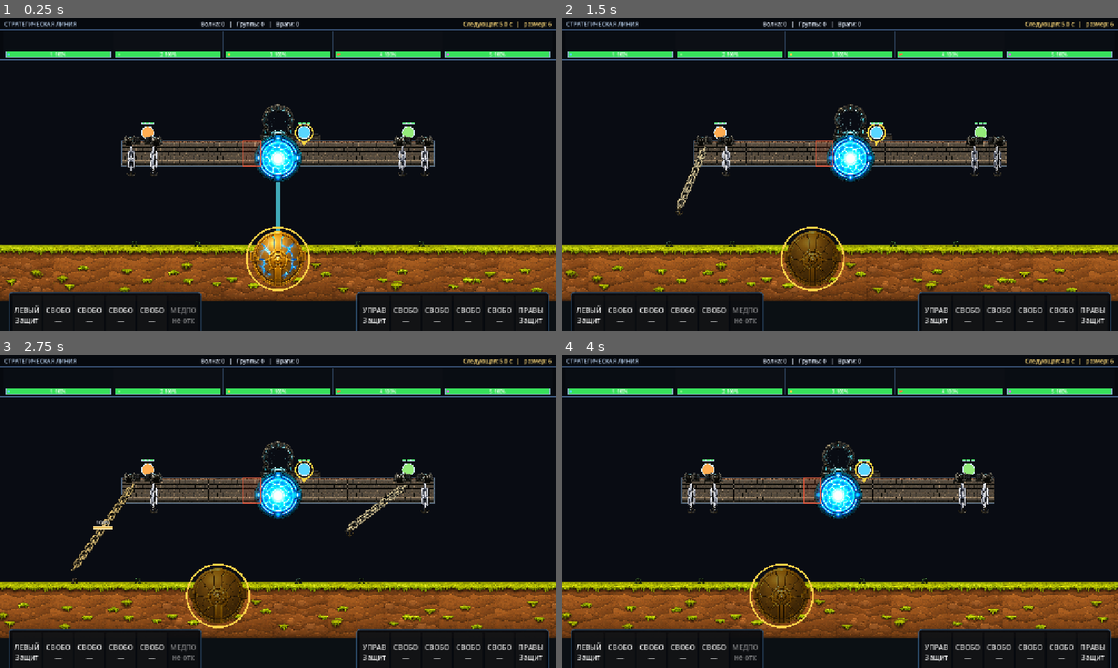
Above: before the commit, frames 1-4 (two rows, left to right).
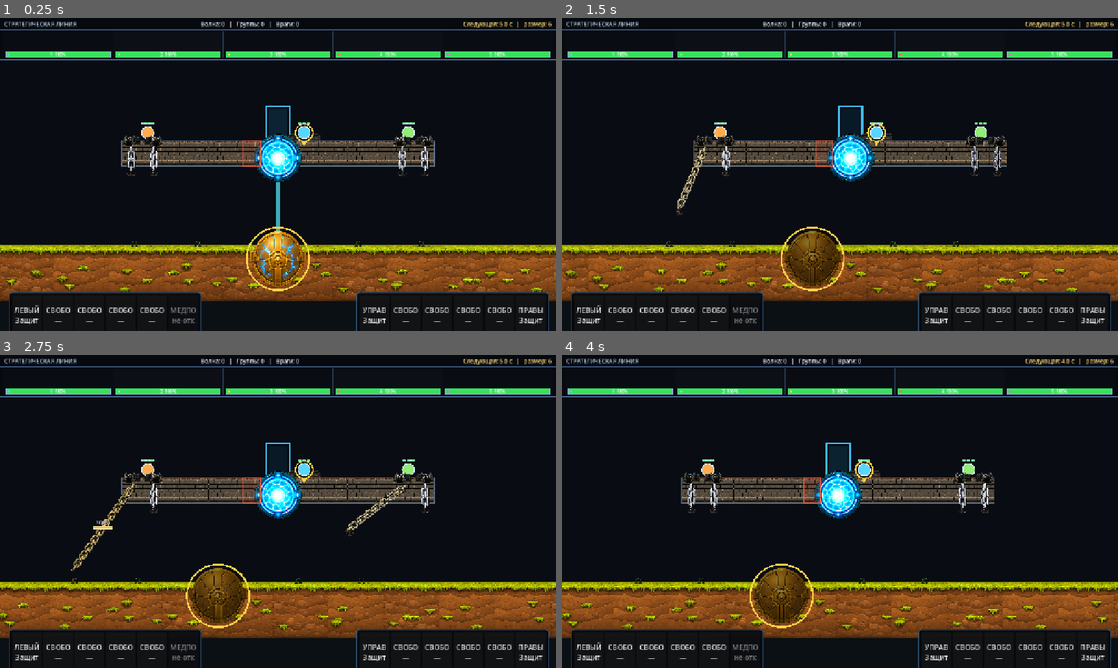
Above: after the commit, the same moments.

Repository: bageus/GloryProtect
Game: Godot game, scene res://scenes/game/game_root_with_flyers.tscn
The game is run twice, just before and just after one commit, with the same random seed, the same clock (stepped at 60 frames per second) and the same inputs.
Inputs (mouse positions are in pixels of both pictures, inside the frame that each line leads up to):
- Up to frame 1 (0.25 s): no input
- Up to frame 2 (1.5 s): tap Enter (ui_accept) at 0.5, 0.77 s; move the mouse to (962, 158) at 0.52 s; hold Right (ui_right) 0.53-1.25 s; tap 1 at 0.6 s; click (962, 158) at 0.67 s; drag from (728, 190) to (812, 237) at 1.27 s
- Up to frame 3 (2.75 s): move the mouse to (333, 442) at 2.02 s; hold Right (ui_right) from 2.03 s (still down); tap 3 at 2.1 s
- Up to frame 4 (4 s): release Right (ui_right) at 2.75 s; drag from (812, 574) to (673, 464) at 2.77 s; move the mouse to (1006, 558) at 3.52 s; hold Left (ui_left) from 3.53 s (still down); tap R at 3.6 s; tap Enter (ui_accept) at 3.77 s

The runs differ from the first frame. In frame 1, 0.4% of the frame differs, in the area x 46-53%, y 27-40%; in frame 2, 0.2%; in frame 3, 0.2%; in frame 4, 0.4%.

Commit message:
Replace deleted portal assets with procedural visual

Diff:
--- a/scripts/platform/platform_visual_controller.gd
+++ b/scripts/platform/platform_visual_controller.gd
@@ -3,15 +3,6 @@
 
 signal spawn_sequence_finished(defender_id: int)
 
-const PORTAL_TEXTURE: Texture2D = preload(
-	"res://visual/objects/portal/asset_object_portal.png"
-)
-const PORTAL_SPAWN1_TEXTURE: Texture2D = preload(
-	"res://visual/objects/portal/overlay_object_portal_spawn1.png"
-)
-const PORTAL_SPAWN2_TEXTURE: Texture2D = preload(
-	"res://visual/objects/portal/overlay_object_portal_spawn2.png"
-)
 const DRIVER_TOGGLE_TEXTURE: Texture2D = preload(
 	"res://visual/objects/asset_object_toggle.png"
 )
@@ -51,7 +42,8 @@
 
 @export_group("Portal Visual")
 @export var portal_surface_offset: Vector2 = Vector2(0.0, 2.0)
-@export var portal_overlay_offset: Vector2 = Vector2(0.0, 2.0)
+@export var portal_size: Vector2 = Vector2(54.0, 82.0)
+@export_range(1.0, 10.0, 0.5) var portal_frame_width: float = 4.0
 @export_range(0.01, 2.0, 0.01) var portal_flash_duration: float = 0.18
 @export_range(0.01, 2.0, 0.01) var portal_ghost_duration: float = 0.26
 @export_range(0.01, 2.0, 0.01) var portal_finish_duration: float = 0.26
@@ -61,9 +53,6 @@
 
 var _game_flow: GameFlowController
 var _surface_visual := PlatformSurfaceVisual.new()
-var _portal_source_rect: Rect2
-var _portal_spawn1_source_rect: Rect2
-var _portal_spawn2_source_rect: Rect2
 var _driver_toggle_source_rect: Rect2
 var _driver_lever_source_rect: Rect2
 var _driver_lever_angle: float = 0.0
@@ -78,18 +67,6 @@
 	assert(crew_balance != null, "PlatformVisualController requires CrewBalance")
 	_surface_visual.configure(
 		platform_core_frame_count,
-		alpha_crop_threshold
-	)
-	_portal_source_rect = TextureRegionLayout.get_alpha_bounds(
-		PORTAL_TEXTURE,
-		alpha_crop_threshold
-	)
-	_portal_spawn1_source_rect = TextureRegionLayout.get_alpha_bounds(
-		PORTAL_SPAWN1_TEXTURE,
-		alpha_crop_threshold
-	)
-	_portal_spawn2_source_rect = TextureRegionLayout.get_alpha_bounds(
-		PORTAL_SPAWN2_TEXTURE,
 		alpha_crop_threshold
 	)
 	_driver_toggle_source_rect = TextureRegionLayout.get_alpha_bounds(
@@ -174,19 +151,26 @@
 
 
 func _draw_portal() -> void:
-	var portal_size: Vector2 = _portal_source_rect.size * object_asset_scale
 	var platform_top: float = -balance.platform_height * 0.5
 	var portal_bottom := Vector2(
 		crew_balance.replacement_door_local_x + portal_surface_offset.x,
 		platform_top + portal_surface_offset.y
 	)
-	var center := portal_bottom - Vector2(0.0, portal_size.y * 0.5)
-	var portal_rect := Rect2(center - portal_size * 0.5, portal_size)
-	draw_texture_rect_region(
-		PORTAL_TEXTURE,
-		portal_rect,
-		_portal_source_rect
-	)
+	var portal_center := portal_bottom - Vector2(0.0, portal_size.y * 0.5)
+	var portal_rect := Rect2(portal_center - portal_size * 0.5, portal_size)
+	var frame_tint := Color(0.28, 0.78, 1.0, 0.92)
+	if _portal_state != PortalState.IDLE:
+		frame_tint = Color(0.55, 0.94, 1.0, 1.0)
+
+	draw_rect(portal_rect, Color(0.025, 0.055, 0.09, 0.88), true)
+	draw_rect(portal_rect, frame_tint, false, portal_frame_width)
+	draw_line(
+		portal_rect.position + Vector2(portal_frame_width, portal_rect.size.y),
+		portal_rect.end - Vector2(portal_frame_width, 0.0),
+		Color(0.12, 0.35, 0.48, 0.95),
+		portal_frame_width
+	)
+	_draw_portal_idle_energy(portal_center)
 
 	if _portal_state == PortalState.IDLE:
 		return
@@ -196,11 +180,10 @@
 			0.0,
 			1.0
 		)
-		_draw_portal_overlay(
-			PORTAL_SPAWN1_TEXTURE,
-			_portal_spawn1_source_rect,
-			center,
-			Color(1.0, 1.0, 1.0, sin(progress * PI))
+		_draw_portal_energy_pulse(
+			portal_center,
+			progress,
+			sin(progress * PI)
 		)
 		return
 
@@ -215,7 +198,7 @@
 				1.0
 			)
 		)
-	_draw_portal_defender_ghost(center + Vector2(0.0, 6.0), ghost_alpha)
+	_draw_portal_defender_ghost(portal_center + Vector2(0.0, 6.0), ghost_alpha)
 
 	if _portal_state == PortalState.FINISH:
 		var finish_progress: float = clampf(
@@ -223,26 +206,52 @@
 			0.0,
 			1.0
 		)
-		_draw_portal_overlay(
-			PORTAL_SPAWN2_TEXTURE,
-			_portal_spawn2_source_rect,
-			center,
-			Color(1.0, 1.0, 1.0, sin(finish_progress * PI))
-		)
-
-
-func _draw_portal_overlay(
-	texture: Texture2D,
-	source_rect: Rect2,
-	center: Vector2,
-	overlay_modulate: Color
+		_draw_portal_energy_pulse(
+			portal_center,
+			finish_progress,
+			sin(finish_progress * PI)
+		)
+
+
+func _draw_portal_idle_energy(portal_center: Vector2) -> void:
+	var pulse: float = 0.5 + 0.5 * sin(Time.get_ticks_msec() * 0.004)
+	var inner_size := Vector2(
+		maxf(4.0, portal_size.x - portal_frame_width * 3.0),
+		maxf(4.0, portal_size.y - portal_frame_width * 3.0)
+	)
+	var inner_rect := Rect2(portal_center - inner_size * 0.5, inner_size)
+	draw_rect(
+		inner_rect,
+		Color(0.18, 0.76, 1.0, 0.06 + pulse * 0.08),
+		true
+	)
+
+
+func _draw_portal_energy_pulse(
+	portal_center: Vector2,
+	progress: float,
+	alpha: float
 ) -> void:
-	var overlay_size: Vector2 = source_rect.size * object_asset_scale
-	var rect := Rect2(
-		center + portal_overlay_offset - overlay_size * 0.5,
-		overlay_size
-	)
-	draw_texture_rect_region(texture, rect, source_rect, overlay_modulate)
+	var radius: float = lerpf(
+		portal_size.x * 0.12,
+		portal_size.x * 0.58,
+		clampf(progress, 0.0, 1.0)
+	)
+	var safe_alpha: float = clampf(alpha, 0.0, 1.0)
+	draw_circle(
+		portal_center,
+		radius,
+		Color(0.24, 0.86, 1.0, safe_alpha * 0.16)
+	)
+	draw_arc(
+		portal_center,
+		radius,
+		0.0,
+		TAU,
+		28,
+		Color(0.72, 0.98, 1.0, safe_alpha),
+		3.0
+	)
 
 
 func _draw_portal_defender_ghost(center: Vector2, alpha: float) -> void:
